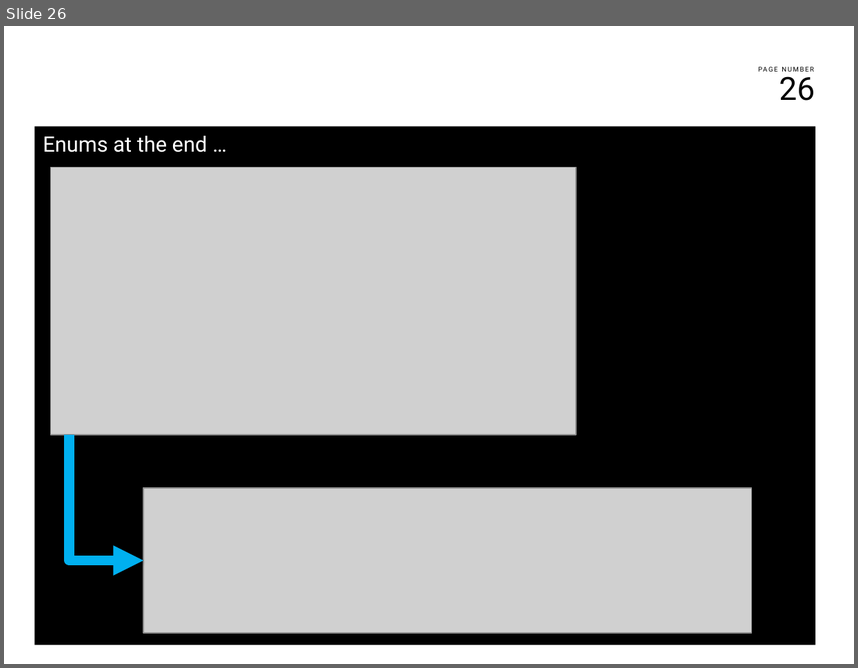
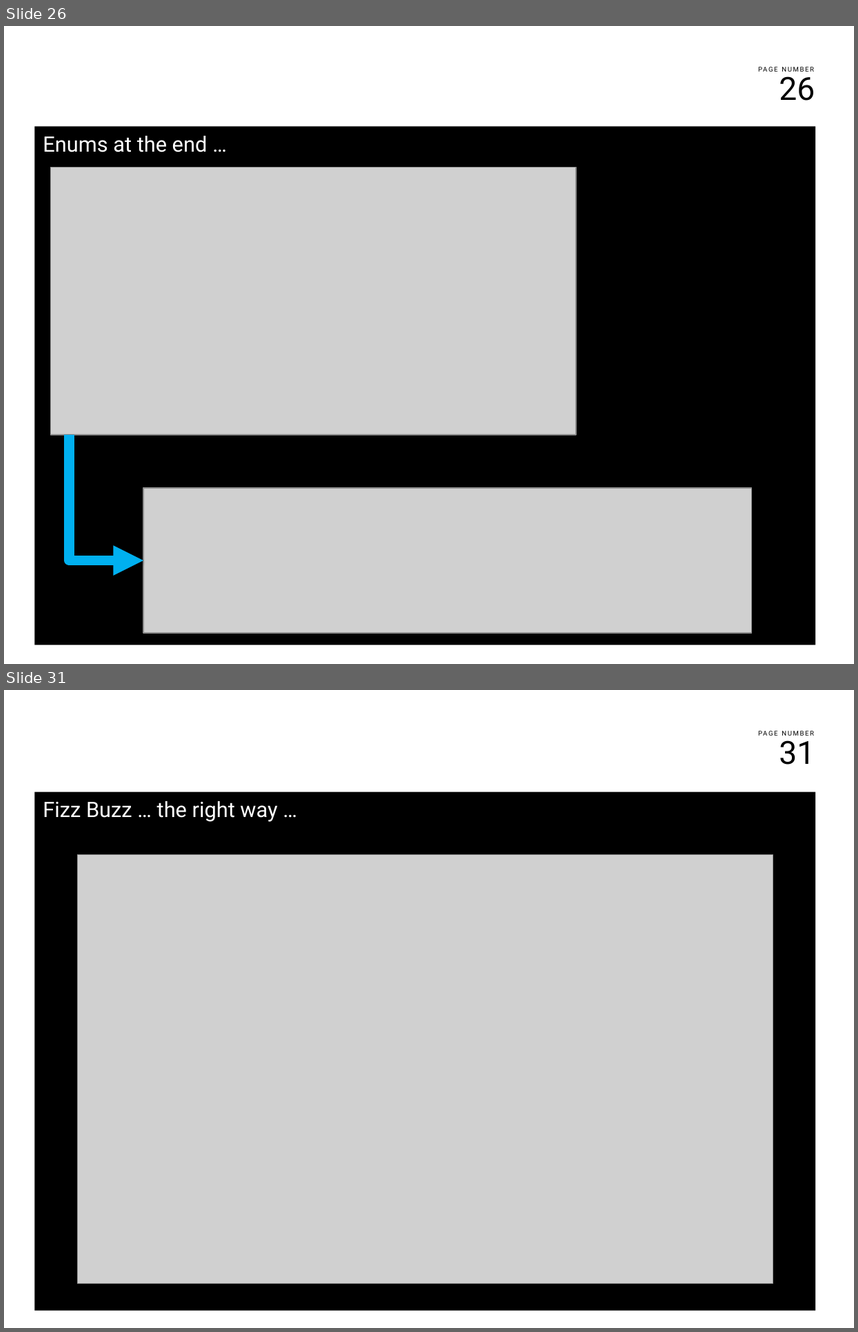
Before and after one commit to franco-melandri/NoIF, a slide deck: docs/noif.pptx. Shown one above the other, each under a label of ours: slide 26 before the commit, slides 26 and 31 after it; the slides between them are not shown. The pictures are 858x668 and 858x1332 pixels, drawn with LibreOffice and Linux fonts; fonts in the diff are those of the drawing; grey boxes stand for pictures; background and template pictures are left out. Boxes give left, top, right and bottom in pixels: in the first picture for what was removed or moved away, otherwise in the second. Text is boxed around its words. In the diff, an @@ line names an element or a change of style, - is before the commit and + after.

```diff
--- a/docs/noif.pptx
+++ b/docs/noif.pptx
@@ slide 31 added at <box>4,690,854,1328</box>, background #FFFFFF; not listed: 2 template elements that a slide beside it also shows @@
@@ text added at <box>34,792,816,1310</box>, fill #000000, 18 pt, text #FFFFFF @@
+Fizz Buzz … the right way …
@@ picture added at <box>77,854,773,1283</box> @@
```
Also in this commit, not shown: 2 slides changed, 4 other slides added, 1 other file.
